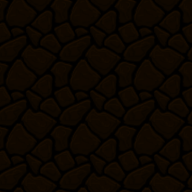
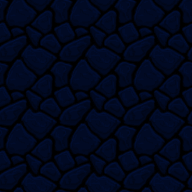
Layered file, before and after one edit (192×192). Changes by layer:
added layer "Layer 2" (color) above "Layer 1" over [0, 0, 192, 192]
